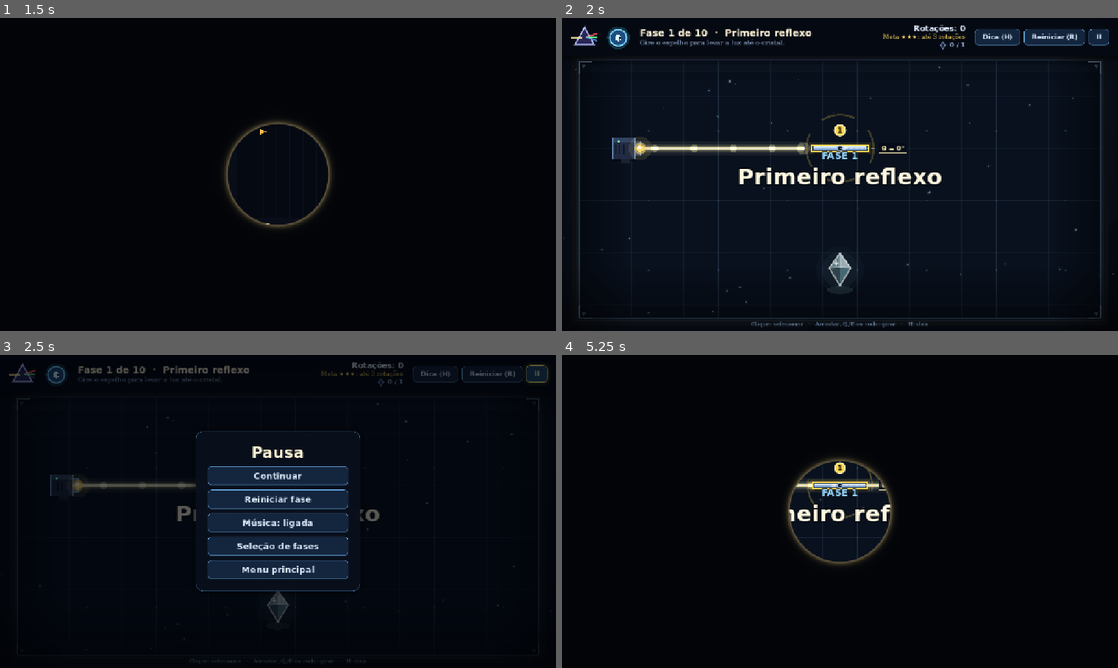
Above: before the commit, frames 1-4 (two rows, left to right).
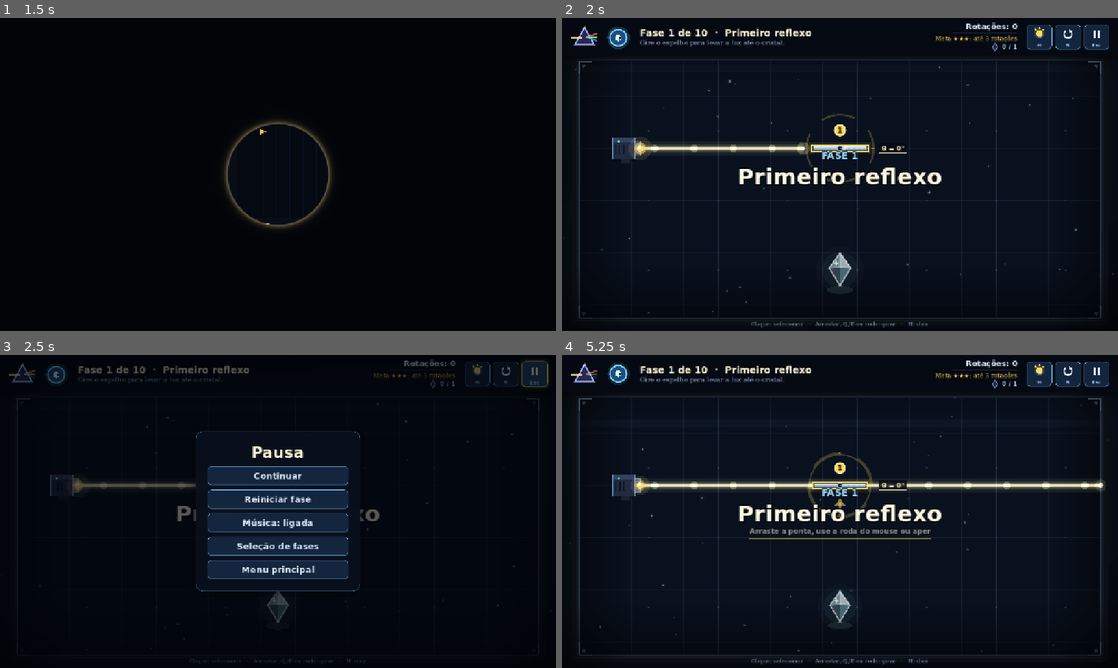
Above: after the commit, the same moments.

Repository: FelipeAnjos20/Jogo-Prisma
Game: Godot game, scene res://scenes/menu.tscn
The game is run twice, just before and just after one commit, with the same random seed, the same clock (stepped at 60 frames per second) and the same inputs.
Inputs (mouse positions are in pixels of both pictures, inside the frame that each line leads up to):
- Up to frame 1 (1.5 s): click "Seleção de fases" at 0.5 s; click "Jogar ›" at 1.25 s
- Up to frame 2 (2 s): no input
- Up to frame 3 (2.5 s): click (539, 373) at 2 s, where only the run before the commit has a clickable "II"
- Up to frame 4 (5.25 s): click "Seleção de fases" at 2.75 s; click "Jogar ›" at 3.5 s; click (1056, 373) at 4.25 s, where only the run before the commit has a clickable "Reiniciar (R)"; click (1056, 373) at 5 s, where only the run before the commit has a clickable "Reiniciar (R)"

Frame 1 is identical in both runs. In frame 2, 1.6% of the frame differs, in the area x 57-99%, y 1-11%; in frame 3, 0.8%; in frame 4, 14%, in the area x 1-99%, y 1-99%.

Commit message:
feat: vitoria em cartao lateral, icones na barra e clima de cada sala
- painel de vitoria vira um cartao na lateral esquerda; a sala iluminada fica a mostra
- botoes Dica, Reiniciar e Pausa com icones desenhados e a tecla embaixo
- barrinha de rotacoes verde, amarela ou vermelha em relacao a meta
- particulas proprias de cada grupo de salas: poeira, brilhos lilases, faiscas, vaga-lumes e po dourado
- CHANGELOG 3.4.0, README, GDD e versao 3.4.0.0 do executavel
- testes: 169 verificacoes

Diff:
--- a/scripts/game_hud.gd
+++ b/scripts/game_hud.gd
@@ -26,6 +26,7 @@
 var _goal_label: Label
 var _crystals_label: Label
 var _gems: GemRow
+var _rotation_bar: RotationBar
 var _music_button: Button
 
 # Fala do Echo na barra superior.
@@ -95,6 +96,9 @@
 
 # Largura da pergunta do Echo (com botoes de resposta).
 const CHOICE_WIDTH := 640.0
+# Cartao de vitoria na lateral esquerda.
+const VICTORY_WIDTH := 470.0
+const VICTORY_MARGIN := 24.0
 
 const HELP_PAD := "Controle:  ◀ ▶ girar   ·   LB / RB trocar espelho   ·   A girar   ·   B desfazer   ·   Y dica   ·   X reiniciar   ·   Start pausa"
 
@@ -143,6 +147,7 @@
 func update_stats(rotations: int, par: int, lit: int, total_crystals: int) -> void:
 	_rotations_label.text = "Rotações: %d" % rotations
 	_rotations_label.label_settings.font_color = UI.TEXT if rotations <= par else (UI.ACCENT if rotations <= par * 2 else UI.DANGER)
+	_rotation_bar.set_values(rotations, par)
 	_crystals_label.text = "%d / %d" % [lit, total_crystals]
 	_crystals_label.label_settings.font_color = UI.SUCCESS if lit == total_crystals else UI.TEXT_DIM
 	_gems.set_counts(lit, total_crystals)
@@ -419,18 +424,30 @@
 
 	_victory_root.visible = true
 	_victory_root.modulate.a = 0.0
-	_victory_card.scale = Vector2(0.85, 0.85)
+	_victory_card.reset_size()
+	_place_victory_card()
+	# O cartao entra deslizando pela esquerda.
+	_victory_card.position.x = -VICTORY_WIDTH
 
 	var tween := create_tween()
 	tween.set_parallel(true)
 	tween.tween_property(_victory_root, "modulate:a", 1.0, 0.3)
-	tween.tween_property(_victory_card, "scale", Vector2.ONE, 0.45).set_trans(Tween.TRANS_BACK).set_ease(Tween.EASE_OUT)
+	tween.tween_property(_victory_card, "position:x", VICTORY_MARGIN, 0.5).set_trans(Tween.TRANS_BACK).set_ease(Tween.EASE_OUT)
 	tween.chain().tween_interval(0.15)
 	for i in range(3):
 		tween.chain().tween_property(_victory_stars, "reveal", float(i + 1), 0.28).set_trans(Tween.TRANS_BACK).set_ease(Tween.EASE_OUT)
 		if i < earned:
 			tween.parallel().tween_callback(Sfx.play.bind("select", 1.0 + i * 0.2))
 	tween.chain().tween_callback(_focus_if_pad.bind(_next_button))
+
+
+# Centraliza o cartao na altura da sala (abaixo da barra superior).
+func _place_victory_card() -> void:
+	var top := 96.0
+	var free := 712.0 - top
+	_victory_card.position.y = top + maxf(0.0, (free - _victory_card.size.y) * 0.5)
+	if _victory_card.position.x >= 0.0:
+		_victory_card.position.x = VICTORY_MARGIN
 
 
 func hide_victory() -> void:
@@ -542,7 +559,11 @@
 	_goal_label = UI.make_label("Meta", 14, UI.ACCENT, 500)
 	for label in [_rotations_label, _goal_label]:
 		label.horizontal_alignment = HORIZONTAL_ALIGNMENT_RIGHT
-		stats.add_child(label)
+	stats.add_child(_rotations_label)
+	# Barrinha das rotacoes: verde ate a meta, amarela ate o dobro, vermelha depois.
+	_rotation_bar = RotationBar.new()
+	stats.add_child(_rotation_bar)
+	stats.add_child(_goal_label)
 
 	# Cristais como gemas que acendem (o numero fica ao lado, para quem preferir ler).
 	var crystal_row := HBoxContainer.new()
@@ -559,17 +580,25 @@
 	buttons.add_theme_constant_override("separation", 8)
 	row.add_child(buttons)
 
-	var hint_button := UI.make_button("Dica (H)", 15)
-	hint_button.pressed.connect(func() -> void: hint_requested.emit())
-	var restart_button := UI.make_button("Reiniciar (R)", 15)
-	restart_button.pressed.connect(func() -> void: restart_requested.emit())
-	var pause_button := UI.make_button("II", 15)
-	pause_button.tooltip_text = "Pausa (Esc)"
-	pause_button.pressed.connect(func() -> void: pause_requested.emit())
-	for button in [hint_button, restart_button, pause_button]:
+	# Botoes com icone desenhado e a tecla pequena embaixo.
+	var entries := [
+		["dica", "H", "Dica (H)", func() -> void: hint_requested.emit()],
+		["reiniciar", "R", "Reiniciar (R)", func() -> void: restart_requested.emit()],
+		["pausa", "Esc", "Pausa (Esc)", func() -> void: pause_requested.emit()],
+	]
+	for entry in entries:
+		var button := UI.make_button("", 15)
+		button.custom_minimum_size = Vector2(58, 58)
+		button.tooltip_text = entry[2]
+		button.pressed.connect(entry[3])
 		# Sem foco: setas e Espaco continuam controlando os espelhos, nao estes botoes.
 		button.focus_mode = Control.FOCUS_NONE
 		button.size_flags_vertical = Control.SIZE_SHRINK_CENTER
+		var glyph := HudIcon.new()
+		glyph.kind = entry[0]
+		glyph.key = entry[1]
+		glyph.set_anchors_preset(Control.PRESET_FULL_RECT)
+		button.add_child(glyph)
 		buttons.add_child(button)
 
 
@@ -692,20 +721,30 @@
 
 
 func _build_victory() -> void:
-	_victory_root = _make_overlay(0.55)
-	var center: CenterContainer = _victory_root.get_child(1)
-
-	_victory_card = UI.make_panel(Color(0.035, 0.06, 0.11, 0.97), Color(0.5, 1.0, 0.7, 0.55), 18, 28)
-	_victory_card.custom_minimum_size = Vector2(560, 0)
-	_victory_card.resized.connect(func() -> void: _victory_card.pivot_offset = _victory_card.size * 0.5)
-	center.add_child(_victory_card)
+	# Cartao na lateral esquerda, com sombra leve: a sala iluminada continua a mostra
+	# (os cristais ficam do meio para a direita em todas as fases).
+	_victory_root = _make_overlay(0.0)
+	var shade: ColorRect = _victory_root.get_child(0)
+	shade.visible = false
+	var side_shade := SideShade.new()
+	side_shade.set_anchors_preset(Control.PRESET_FULL_RECT)
+	side_shade.mouse_filter = Control.MOUSE_FILTER_STOP
+	_victory_root.add_child(side_shade)
+	_victory_root.move_child(side_shade, 0)
+
+	_victory_card = UI.make_panel(Color(0.035, 0.06, 0.11, 0.96), Color(0.5, 1.0, 0.7, 0.55), 18, 22)
+	_victory_card.custom_minimum_size = Vector2(VICTORY_WIDTH, 0)
+	_victory_card.resized.connect(_place_victory_card)
+	_victory_root.add_child(_victory_card)
 
 	var column := VBoxContainer.new()
 	column.alignment = BoxContainer.ALIGNMENT_CENTER
-	column.add_theme_constant_override("separation", 12)
+	column.add_theme_constant_override("separation", 10)
 	_victory_card.add_child(column)
 
-	_victory_title = UI.make_label("Cristal ativado!", 36, Color(0.62, 1.0, 0.74), 800, 8)
+	_victory_title = UI.make_label("Cristal ativado!", 27, Color(0.62, 1.0, 0.74), 800, 6)
+	_victory_title.autowrap_mode = TextServer.AUTOWRAP_WORD_SMART
+	_victory_title.custom_minimum_size.x = VICTORY_WIDTH - 44.0
 	_victory_title.horizontal_alignment = HORIZONTAL_ALIGNMENT_CENTER
 	column.add_child(_victory_title)
 
@@ -713,7 +752,9 @@
 	_victory_stars.size_flags_horizontal = Control.SIZE_SHRINK_CENTER
 	column.add_child(_victory_stars)
 
-	_victory_info = UI.make_label("", 19, UI.TEXT, 600)
+	_victory_info = UI.make_label("", 16, UI.TEXT, 600)
+	_victory_info.autowrap_mode = TextServer.AUTOWRAP_WORD_SMART
+	_victory_info.custom_minimum_size.x = VICTORY_WIDTH - 44.0
 	_victory_info.horizontal_alignment = HORIZONTAL_ALIGNMENT_CENTER
 	column.add_child(_victory_info)
 
@@ -729,7 +770,7 @@
 	echo_row.add_child(_victory_echo_icon)
 	_victory_echo = UI.make_label("", 17, Color(0.75, 0.95, 1.0), 600)
 	_victory_echo.autowrap_mode = TextServer.AUTOWRAP_WORD_SMART
-	_victory_echo.custom_minimum_size.x = 420
+	_victory_echo.custom_minimum_size.x = VICTORY_WIDTH - 110.0
 	_victory_echo.vertical_alignment = VERTICAL_ALIGNMENT_CENTER
 	echo_row.add_child(_victory_echo)
 
@@ -752,7 +793,7 @@
 	_story_title = UI.make_label("", 13, Color(0.85, 0.75, 1.0), 800)
 	_story_text = UI.make_label("", 15, Color(0.92, 0.9, 1.0), 500)
 	_story_text.autowrap_mode = TextServer.AUTOWRAP_WORD_SMART
-	_story_text.custom_minimum_size.x = 340
+	_story_text.custom_minimum_size.x = VICTORY_WIDTH - 90.0
 	story_column.add_child(_story_title)
 	story_column.add_child(_story_text)
 
@@ -763,7 +804,7 @@
 
 	_why_label = UI.make_label("", 15, UI.TEXT, 500)
 	_why_label.autowrap_mode = TextServer.AUTOWRAP_WORD_SMART
-	_why_label.custom_minimum_size.x = 520
+	_why_label.custom_minimum_size.x = VICTORY_WIDTH - 44.0
 	_why_label.visible = false
 	column.add_child(_why_label)
 
@@ -1032,3 +1073,79 @@
 			var col: Color = colors[i]
 			draw_line(c + Vector2(4, 0), c + Vector2(28, -8 + i * 8), Color(col.r, col.g, col.b, alpha), 2.0, true)
 		draw_line(c + Vector2(-30, 2), c + Vector2(-6, 2), Color(1.0, 0.93, 0.6), 2.0, true)
+
+
+# Sombra da vitoria so do lado do cartao: escurece a esquerda e deixa a sala clara a direita.
+class SideShade extends Control:
+	func _draw() -> void:
+		var dark := Color(0.0, 0.01, 0.03, 0.6)
+		var clear := Color(0.0, 0.01, 0.03, 0.0)
+		draw_polygon(PackedVector2Array([Vector2.ZERO, Vector2(560, 0), Vector2(560, size.y), Vector2(0, size.y)]), PackedColorArray([dark, dark, dark, dark]))
+		draw_polygon(PackedVector2Array([Vector2(560, 0), Vector2(760, 0), Vector2(760, size.y), Vector2(560, size.y)]), PackedColorArray([dark, clear, clear, dark]))
+
+
+# Barrinha das rotacoes na barra superior. A marca mostra a meta de 3 estrelas.
+class RotationBar extends Control:
+	const Kit := preload("res://scripts/ui_kit.gd")
+	var rotations := 0
+	var par := 1
+	var _shown := 0.0
+
+	func _init() -> void:
+		custom_minimum_size = Vector2(150, 8)
+		mouse_filter = Control.MOUSE_FILTER_IGNORE
+
+	func set_values(rotation_count: int, par_value: int) -> void:
+		rotations = rotation_count
+		par = maxi(1, par_value)
+
+	func _process(delta: float) -> void:
+		var target := clampf(float(rotations) / float(par * 2), 0.0, 1.0)
+		_shown = move_toward(_shown, target, delta * 2.0)
+		queue_redraw()
+
+	func _draw() -> void:
+		var width := 150.0
+		var left := size.x - width
+		var rect := Rect2(Vector2(left, 1), Vector2(width, 5))
+		draw_rect(rect, Color(0.12, 0.16, 0.26))
+		var color := Kit.SUCCESS if rotations <= par else (Kit.ACCENT if rotations <= par * 2 else Kit.DANGER)
+		if _shown > 0.0:
+			draw_rect(Rect2(rect.position, Vector2(width * _shown, rect.size.y)), color)
+		# A meta fica na metade da barra (o dobro da meta enche a barra).
+		var mark := left + width * 0.5
+		draw_line(Vector2(mark, -1), Vector2(mark, 8), Color(1.0, 0.95, 0.75, 0.9), 1.5)
+
+
+# Icone desenhado dos botoes da barra superior (dica, reiniciar, pausa) com a tecla embaixo.
+class HudIcon extends Control:
+	const Kit := preload("res://scripts/ui_kit.gd")
+	var kind := "dica"
+	var key := ""
+
+	func _init() -> void:
+		mouse_filter = Control.MOUSE_FILTER_IGNORE
+
+	func _draw() -> void:
+		var c := Vector2(size.x * 0.5, size.y * 0.5 - 7.0)
+		var ink := Color(0.88, 0.94, 1.0)
+		match kind:
+			"dica":
+				# Lampada com brilho.
+				draw_circle(c + Vector2(0, -2), 12.0, Color(1.0, 0.86, 0.36, 0.18))
+				draw_circle(c + Vector2(0, -2), 7.5, Kit.ACCENT)
+				draw_rect(Rect2(c + Vector2(-4, 5), Vector2(8, 5)), Color(0.75, 0.8, 0.9))
+				draw_line(c + Vector2(-4, 7.5), c + Vector2(4, 7.5), Color(0.4, 0.45, 0.55), 1.0)
+				for angle in [-2.4, -1.57, -0.74]:
+					var direction := Vector2(cos(angle), sin(angle))
+					draw_line(c + Vector2(0, -2) + direction * 11.0, c + Vector2(0, -2) + direction * 14.0, Kit.ACCENT, 1.5, true)
+			"reiniciar":
+				# Seta circular.
+				draw_arc(c, 9.0, deg_to_rad(-60.0), deg_to_rad(230.0), 24, ink, 2.5, true)
+				var tip := c + Vector2(cos(deg_to_rad(-60.0)), sin(deg_to_rad(-60.0))) * 9.0
+				draw_colored_polygon(PackedVector2Array([tip + Vector2(6, 1), tip + Vector2(-3, -5), tip + Vector2(-2, 5)]), ink)
+			"pausa":
+				draw_rect(Rect2(c + Vector2(-7, -9), Vector2(5, 18)), ink)
+				draw_rect(Rect2(c + Vector2(2, -9), Vector2(5, 18)), ink)
+		if key != "":
+			draw_string(Kit.font(700), Vector2(0, size.y - 6.0), key, HORIZONTAL_ALIGNMENT_CENTER, size.x, 11, Color(0.6, 0.72, 0.9))
--- a/scripts/scene_background.gd
+++ b/scripts/scene_background.gd
@@ -45,19 +45,40 @@
 	if sample_light:
 		_light_timer = 0.05
 	var reduced := _reduced_effects()
+	var clima: String = _theme.get("clima", "poeira")
 	for mote in _motes:
 		var position_m: Vector2 = mote["position"]
 		if not reduced:
-			position_m.y -= float(mote["speed"]) * delta
-			position_m.x += sin(time * 0.6 + float(mote["phase"])) * 8.0 * delta
+			position_m += _mote_velocity(clima, mote) * delta
+		# Particula que sai da tela volta pelo lado oposto.
 		if position_m.y < -10.0:
 			position_m = Vector2(randf_range(0.0, SCREEN.x), SCREEN.y + 10.0)
+		elif position_m.y > SCREEN.y + 10.0:
+			position_m = Vector2(randf_range(0.0, SCREEN.x), -10.0)
+		position_m.x = fposmod(position_m.x, SCREEN.x)
 		mote["position"] = position_m
 		if sample_light and is_instance_valid(_beam):
 			mote["target_light"] = luz_no_ponto(to_global(position_m), _beam.get("segments"), _beam.call("get_visible_distance"))
 		var light: Color = mote["light"]
 		mote["light"] = light.lerp(mote["target_light"], 1.0 - exp(-delta * 10.0))
 	queue_redraw()
+
+
+# Movimento de cada clima: poeira sobe devagar, estrelas quase paradas, faiscas sobem
+# rapido balancando, vaga-lumes passeiam em todas as direcoes e o po dourado cai.
+func _mote_velocity(clima: String, mote: Dictionary) -> Vector2:
+	var speed: float = mote["speed"]
+	var phase: float = mote["phase"]
+	match clima:
+		"estrelas":
+			return Vector2(sin(time * 0.3 + phase) * 3.0, -speed * 0.15)
+		"faiscas":
+			return Vector2(sin(time * 3.0 + phase) * 22.0, -speed * 2.2)
+		"vagalumes":
+			return Vector2(cos(time * 0.7 + phase * 2.0), sin(time * 0.9 + phase)) * speed * 1.4
+		"po_dourado":
+			return Vector2(sin(time * 0.5 + phase) * 10.0, speed * 0.8)
+	return Vector2(sin(time * 0.6 + phase) * 8.0, -speed)
 
 
 func _sync_theme() -> void:
@@ -199,15 +220,47 @@
 
 func _draw_motes() -> void:
 	var reduced := _reduced_effects()
+	var clima: String = _theme.get("clima", "poeira")
 	for mote in _motes:
 		var twinkle := 0.5 if reduced else 0.5 + 0.5 * sin(time * 2.0 + float(mote["phase"]))
 		var size: float = mote["size"]
-		draw_circle(mote["position"], size * 2.5, Color(0.6, 0.85, 1.0, 0.04 * twinkle))
-		draw_circle(mote["position"], size, Color(0.75, 0.9, 1.0, 0.18 + 0.3 * twinkle))
+		_draw_mote(clima, mote["position"], size, twinkle, float(mote["phase"]), reduced)
 		var light: Color = mote["light"]
 		if light.a > 0.01:
 			draw_circle(mote["position"], size * 4.0, Color(light.r, light.g, light.b, light.a * 0.14))
 			draw_circle(mote["position"], size * 1.3, Color(light.r, light.g, light.b, light.a * 0.8))
+
+
+func _draw_mote(clima: String, point: Vector2, size: float, twinkle: float, phase: float, reduced: bool) -> void:
+	match clima:
+		"estrelas":
+			# Brilho de quatro pontas, lilas.
+			var color := Color(0.85, 0.75, 1.0, 0.2 + 0.5 * twinkle)
+			var arm := size * (2.0 + 2.0 * twinkle)
+			draw_line(point - Vector2(arm, 0), point + Vector2(arm, 0), color, 1.0, true)
+			draw_line(point - Vector2(0, arm), point + Vector2(0, arm), color, 1.0, true)
+			draw_circle(point, size * 0.8, Color(1.0, 0.95, 1.0, 0.3 + 0.5 * twinkle))
+		"faiscas":
+			# Faisca laranja com rastro, piscando rapido.
+			var flicker := 0.5 if reduced else 0.5 + 0.5 * sin(time * 9.0 + phase * 3.0)
+			var color := Color(1.0, 0.68, 0.3, 0.25 + 0.55 * flicker)
+			draw_line(point, point + Vector2(0, size * 5.0), Color(color.r, color.g, color.b, color.a * 0.4), size * 0.8, true)
+			draw_circle(point, size * 0.9, color)
+			draw_circle(point, size * 3.0, Color(1.0, 0.55, 0.2, 0.05 * flicker))
+		"vagalumes":
+			# Vaga-lume: acende e apaga devagar, com halo verde.
+			var glow := 0.5 if reduced else pow(maxf(0.0, sin(time * 1.5 + phase)), 3.0)
+			draw_circle(point, size * 6.0, Color(0.6, 1.0, 0.45, 0.1 * glow))
+			draw_circle(point, size * 1.1, Color(0.8, 1.0, 0.55, 0.15 + 0.75 * glow))
+		"po_dourado":
+			var color := Color(1.0, 0.86, 0.45, 0.2 + 0.45 * twinkle)
+			draw_circle(point, size * 2.5, Color(1.0, 0.85, 0.4, 0.05 * twinkle))
+			draw_circle(point, size * 0.9, color)
+			if twinkle > 0.92:
+				draw_line(point - Vector2(size * 3.0, 0), point + Vector2(size * 3.0, 0), color, 1.0, true)
+		_:
+			draw_circle(point, size * 2.5, Color(0.6, 0.85, 1.0, 0.04 * twinkle))
+			draw_circle(point, size, Color(0.75, 0.9, 1.0, 0.18 + 0.3 * twinkle))
 
 
 func _draw_vignette() -> void:
--- a/scripts/temas.gd
+++ b/scripts/temas.gd
@@ -9,6 +9,9 @@
 	["Verde-azulado", Color("14282a"), Color("0b191e"), Color("85b9bb")],
 	["Dourado", Color("2c281b"), Color("19170f"), Color("d6c38d")],
 ]
+
+# Particulas de cada grupo de salas (mesma ordem das paletas).
+const CLIMAS := ["poeira", "estrelas", "faiscas", "vagalumes", "po_dourado"]
 
 
 static func cor_da_fase(indice: int) -> Dictionary:
@@ -31,4 +34,5 @@
 		"acento": acento,
 		"grade": Color(acento.r, acento.g, acento.b, 0.085),
 		"vinheta": Color(0.005, 0.006, 0.012, 0.62),
+		"clima": CLIMAS[grupo],
 	}
--- a/tests/run_tests.gd
+++ b/tests/run_tests.gd
@@ -67,6 +67,7 @@
 	_test_recompensas_por_estrelas()
 	_test_atalhos_por_fase()
 	_test_nota_da_sala()
+	_test_clima_das_salas()
 
 	if _falhas == 0:
 		print("OK: %d/%d testes passaram" % [_total, _total])
@@ -473,3 +474,11 @@
 	_assert_eq("movimento do mouse tem limite", art.mouse_offset(Vector2(5000, -5000)), Vector2(18, -28))
 	_assert_eq("movimento do mouse tem limite oposto", art.mouse_offset(Vector2(-5000, 5000)), Vector2(-18, 28))
 	_assert_eq("movimento do mouse e proporcional", art.mouse_offset(Vector2(320, 180)), Vector2(9, 14))
+
+
+func _test_clima_das_salas() -> void:
+	var temas := preload("res://scripts/temas.gd")
+	_assert_eq("fase 1 tem poeira", temas.cor_da_fase(0)["clima"], "poeira")
+	_assert_eq("fases 6-7 tem faiscas", temas.cor_da_fase(5)["clima"], "faiscas")
+	_assert_eq("fases 8-9 tem vaga-lumes", temas.cor_da_fase(8)["clima"], "vagalumes")
+	_assert_eq("fase 10 tem po dourado", temas.cor_da_fase(9)["clima"], "po_dourado")
Binary file added: docs/img/vitoria_lateral.png
Not shown, changed: export_presets.cfg
Not shown, changed: CHANGELOG.md
Not shown, changed: README.md
Not shown, changed: docs/GDD.md
